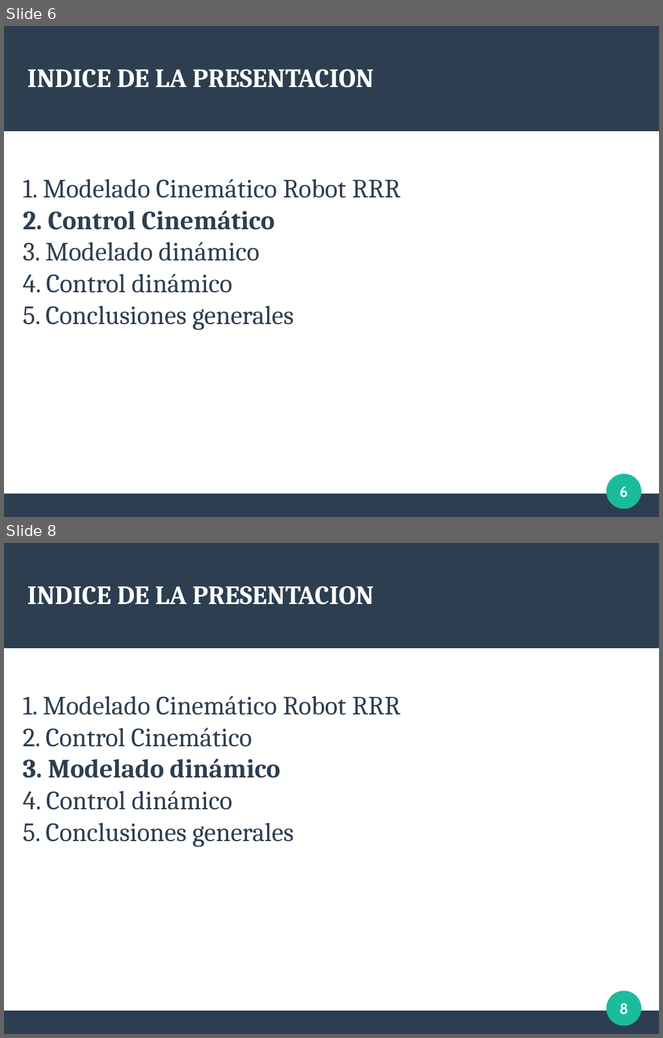
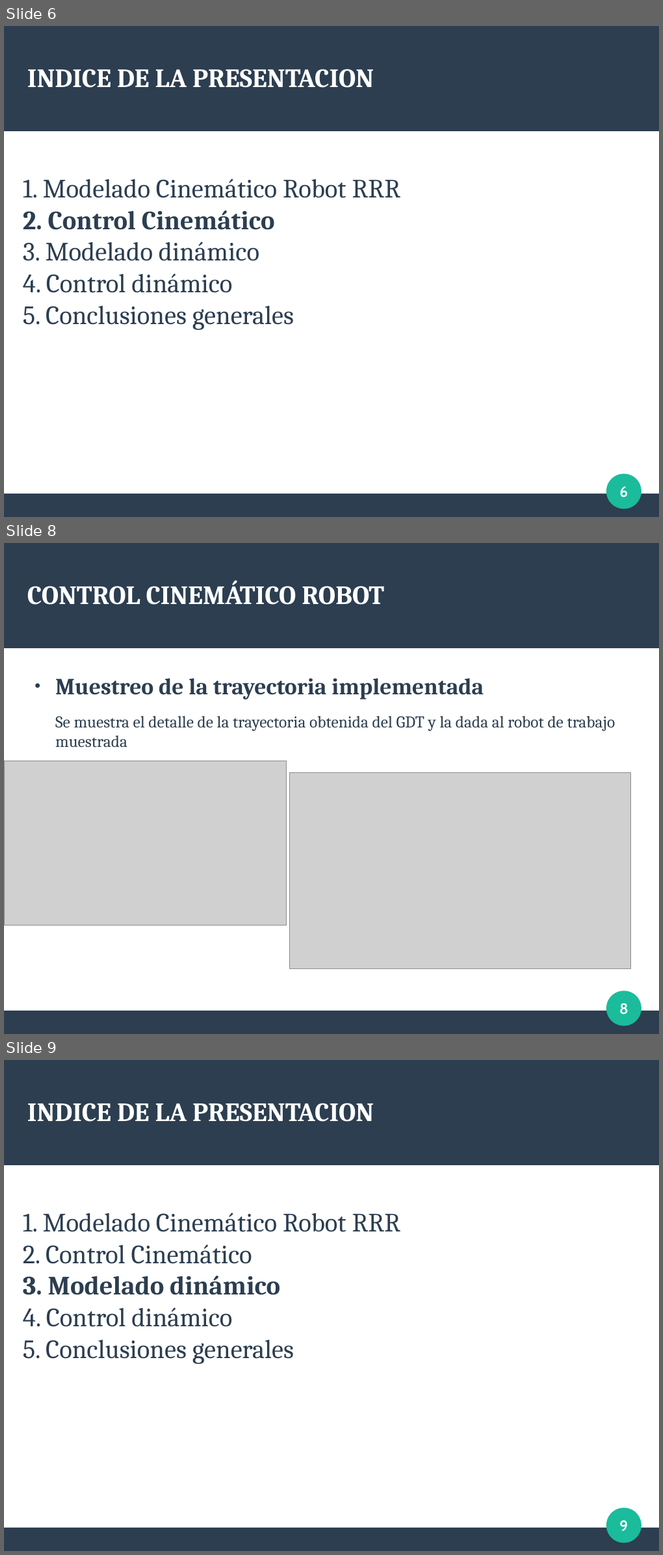
Before and after one commit to Arrivederccimamasita/Robot_RRR_CyPR, a slide deck: Presentacion_defensa/defensa.odp. Shown one above the other, each under a label of ours: slides 6 and 8 before the commit, slides 6, 8 and 9 after it; the slides between them are not shown. The pictures are 663x1038 and 663x1555 pixels, drawn with LibreOffice and Linux fonts; fonts in the diff are those of the drawing; grey boxes stand for pictures. Boxes give left, top, right and bottom in pixels: in the first picture for what was removed or moved away, otherwise in the second. Text is boxed around its words. In the diff, an @@ line names an element or a change of style, - is before the commit and + after.

```diff
--- a/Presentacion_defensa/defensa.odp
+++ b/Presentacion_defensa/defensa.odp
@@ slide 8 added at (4,543,659,1034), background #FFFFFF; not listed: 3 template elements that a slide beside it also shows @@
@@ title added at (27,580,384,605), 32 pt, text #FFFFFF, bold @@
+CONTROL CINEMÁTICO ROBOT
@@ text added at (55,678,616,748), 20 pt, text #2C3E50 @@
+● Muestreo de la trayectoria implementada
+Se muestra el detalle de la trayectoria obtenida del GDT y la dada al robot de trabajo muestrada
@@ picture added at (5,761,286,925) @@
@@ picture added at (289,772,631,969) @@
@@ page number added at (620,1003,629,1015), 18 pt, text #FFFFFF, bold @@
+8
@@ what was slide 8 is now slide 9 @@
@@ page number at (620,1520,628,1531): text changed @@
-8
+9
```
Also in this commit, not shown: 10 slides changed, 16 other files.
